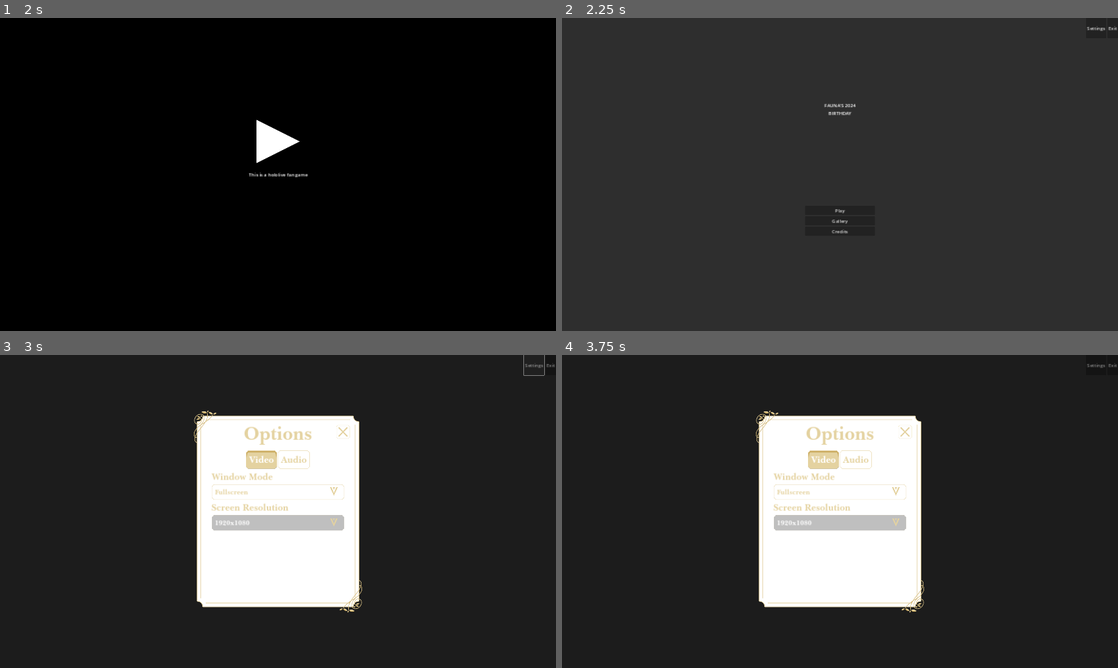
Above: before the commit, frames 1-4 (two rows, left to right).
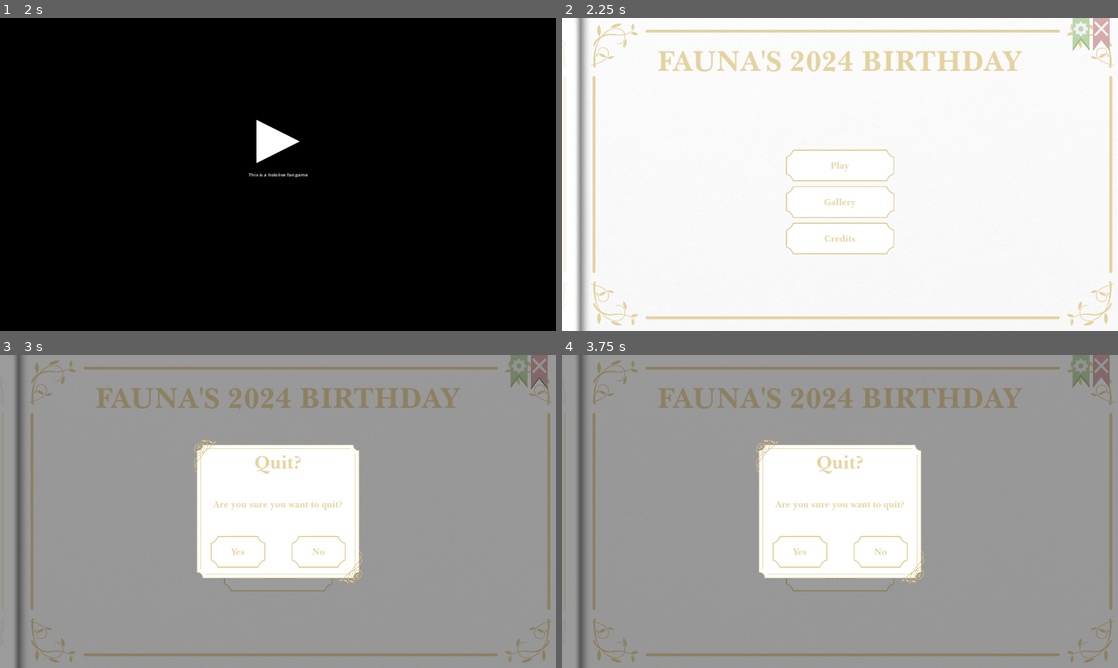
Above: after the commit, the same moments.

Repository: Saplings-Projects/Birthday-2024
Game: Godot game, scene res://MainScenes/screen_mngr_init_scene.tscn
Same seed, same stepped clock (60 frames per second), same inputs: the game is played once before the commit and once after it.
Inputs (mouse positions are in pixels of both pictures, inside the frame that each line leads up to):
- Up to frame 1 (2 s): tap Enter at 0.5 s; move the mouse to (400, 158) at 0.52 s; press the mouse at (400, 158) at 0.53 s; tap Space at 1.25 s; move the mouse to (166, 190) at 1.27 s; release the mouse at (166, 190) at 1.28 s; tap A (RotateAnticlockwise) at 1.35 s
- Up to frame 2 (2.25 s): tap Enter at 2 s; move the mouse to (895, 105) at 2.02 s; tap D (RotateClockwise) at 2.1 s
- Up to frame 3 (3 s): click (533, 364) at 2.75 s, where only the run before the commit has a clickable "Settings"
- Up to frame 4 (3.75 s): click "Play" at 3.5 s

Frame 1 is identical in both runs. In frame 2, 100% of the frame differs, in the area x 0-100%, y 0-100%; in frame 3, 90%; in frame 4, 90%.

Commit message:
Apply Main Menu UI art; apply Campaign Select UI art

Diff:
--- a/Birthday-2024-Project/MainScenes/campaign_selection.tscn
+++ b/Birthday-2024-Project/MainScenes/campaign_selection.tscn
@@ -1,8 +1,38 @@
-[gd_scene load_steps=4 format=3 uid="uid://bvxs6val4gfwt"]
+[gd_scene load_steps=22 format=3 uid="uid://bvxs6val4gfwt"]
 
 [ext_resource type="Script" path="res://Scripts/ScreenManagement/ScreenLogic.gd" id="1_tp6rq"]
+[ext_resource type="Theme" uid="uid://cp1430xlncsx2" path="res://Art/UI/Themes/Fauna_2024_birthday_game_theme.tres" id="1_uvybp"]
 [ext_resource type="Script" path="res://Scripts/UI/CampaignSelect/CampaignSelectUiManager.gd" id="2_1asfj"]
 [ext_resource type="Script" path="res://Scripts/UI/CampaignSelect/CampaignSelectStartScreen.gd" id="3_k52jr"]
+[ext_resource type="Texture2D" uid="uid://ll2r6k84b1vw" path="res://Art/UI/Background/Background_default_Light_textured_v2.png" id="5_5vjk0"]
+[ext_resource type="Theme" uid="uid://7jinxao27kiu" path="res://Art/UI/Themes/Settings_Button_theme.tres" id="6_anpq0"]
+[ext_resource type="Texture2D" uid="uid://5fr6mp3yk6bj" path="res://Art/UI/UiReferencesAndMockups/CollectionSelectScreen.png" id="6_i1bcf"]
+[ext_resource type="Texture2D" uid="uid://cbnkutg81o7w5" path="res://Art/OfficialPieceArt/Campaign_normal.png" id="6_i8jrm"]
+[ext_resource type="Texture2D" uid="uid://juonhqaafapd" path="res://Art/OfficialPieceArt/Campaign_Hover.png" id="7_eo82e"]
+[ext_resource type="Theme" uid="uid://clkf6xmmherj8" path="res://Art/UI/Themes/Exit_Button_theme.tres" id="7_oegh3"]
+[ext_resource type="Texture2D" uid="uid://desw56y28pjg0" path="res://Art/OfficialPieceArt/Campaign_pressed.png" id="8_rhoq1"]
+[ext_resource type="Theme" uid="uid://ddnhn5ud1sj7x" path="res://Art/UI/Themes/Back_Button_theme.tres" id="8_v563t"]
+[ext_resource type="Texture2D" uid="uid://sl1ws80g8vg8" path="res://Art/OfficialPieceArt/Level_type_normal.png" id="9_qbigt"]
+[ext_resource type="Texture2D" uid="uid://b67l646wekv14" path="res://Art/OfficialPieceArt/Level_type_Hover.png" id="10_1bhoh"]
+[ext_resource type="Texture2D" uid="uid://dhewfyr5qkrr" path="res://Art/OfficialPieceArt/Level_type_Pressed.png" id="11_rxsjp"]
+
+[sub_resource type="StyleBoxTexture" id="StyleBoxTexture_d0nye"]
+texture = ExtResource("6_i8jrm")
+
+[sub_resource type="StyleBoxTexture" id="StyleBoxTexture_8h43p"]
+texture = ExtResource("7_eo82e")
+
+[sub_resource type="StyleBoxTexture" id="StyleBoxTexture_wtv88"]
+texture = ExtResource("8_rhoq1")
+
+[sub_resource type="StyleBoxTexture" id="StyleBoxTexture_pbvc3"]
+texture = ExtResource("9_qbigt")
+
+[sub_resource type="StyleBoxTexture" id="StyleBoxTexture_awk44"]
+texture = ExtResource("10_1bhoh")
+
+[sub_resource type="StyleBoxTexture" id="StyleBoxTexture_p12qm"]
+texture = ExtResource("11_rxsjp")
 
 [node name="CampaignSelection" type="Control"]
 layout_mode = 3
@@ -11,6 +41,7 @@
 anchor_bottom = 1.0
 grow_horizontal = 2
 grow_vertical = 2
+theme = ExtResource("1_uvybp")
 script = ExtResource("1_tp6rq")
 
 [node name="CampaignSelectUiManager" type="Control" parent="." node_paths=PackedStringArray("screenLogic", "start_screen")]
@@ -32,13 +63,26 @@
 grow_horizontal = 2
 grow_vertical = 2
 script = ExtResource("3_k52jr")
-back_button = NodePath("Panel/All Buttons/Back Button Container/Back Button")
-exit_button = NodePath("Panel/Utility Buttons/Exit Button")
-settings_button = NodePath("Panel/Utility Buttons/Settings Button")
-campaign_button = NodePath("Panel/All Buttons/Campaign Select ButtonsContainer/Campaign Levels")
-saplings_button = NodePath("Panel/All Buttons/Campaign Select ButtonsContainer/Sapling\'s Levels")
+back_button = NodePath("Panel/Back Button")
+exit_button = NodePath("Panel/Exit Button")
+settings_button = NodePath("Panel/Settings Button")
+campaign_button = NodePath("Panel/Campaign Levels")
+saplings_button = NodePath("Panel/Sapling\'s Levels")
 
-[node name="Panel" type="Panel" parent="CampaignSelectUiManager/CampaignSelectStartScreen"]
+[node name="TextureRect" type="NinePatchRect" parent="CampaignSelectUiManager/CampaignSelectStartScreen"]
+layout_mode = 1
+anchors_preset = 15
+anchor_right = 1.0
+anchor_bottom = 1.0
+grow_horizontal = 2
+grow_vertical = 2
+texture = ExtResource("5_5vjk0")
+patch_margin_left = 300
+patch_margin_top = 250
+patch_margin_right = 250
+patch_margin_bottom = 250
+
+[node name="Panel" type="Control" parent="CampaignSelectUiManager/CampaignSelectStartScreen"]
 layout_mode = 1
 anchors_preset = 15
 anchor_right = 1.0
@@ -47,84 +91,94 @@
 grow_vertical = 2
 
 [node name="Title" type="Label" parent="CampaignSelectUiManager/CampaignSelectStartScreen/Panel"]
-layout_mode = 1
-anchors_preset = 14
-anchor_top = 0.5
-anchor_right = 1.0
-anchor_bottom = 0.5
-offset_top = -251.0
-offset_bottom = -108.0
-grow_horizontal = 2
-grow_vertical = 2
-size_flags_horizontal = 4
-text = "FAUNA'S 2024
-BIRTHDAY"
-horizontal_alignment = 1
-
-[node name="Utility Buttons" type="HBoxContainer" parent="CampaignSelectUiManager/CampaignSelectStartScreen/Panel"]
+visible = false
 layout_mode = 1
 anchors_preset = 10
 anchor_right = 1.0
-offset_bottom = 73.0
+offset_top = 85.0
+offset_bottom = 210.0
 grow_horizontal = 2
-alignment = 2
+size_flags_horizontal = 4
+theme_override_font_sizes/font_size = 100
+text = "FAUNA'S 2024 BIRTHDAY"
+horizontal_alignment = 1
 
-[node name="Settings Button" type="Button" parent="CampaignSelectUiManager/CampaignSelectStartScreen/Panel/Utility Buttons"]
-layout_mode = 2
-text = "Settings"
+[node name="Campaign Levels" type="Button" parent="CampaignSelectUiManager/CampaignSelectStartScreen/Panel"]
+layout_mode = 1
+anchors_preset = 8
+anchor_left = 0.5
+anchor_top = 0.5
+anchor_right = 0.5
+anchor_bottom = 0.5
+offset_left = -623.0
+offset_top = -315.0
+offset_right = -142.0
+offset_bottom = 323.0
+grow_horizontal = 2
+grow_vertical = 2
+rotation = -0.0349066
+pivot_offset = Vector2(230, 305)
+size_flags_horizontal = 3
+theme_override_styles/normal = SubResource("StyleBoxTexture_d0nye")
+theme_override_styles/hover = SubResource("StyleBoxTexture_8h43p")
+theme_override_styles/pressed = SubResource("StyleBoxTexture_wtv88")
 
-[node name="Exit Button" type="Button" parent="CampaignSelectUiManager/CampaignSelectStartScreen/Panel/Utility Buttons"]
-layout_mode = 2
-text = "Exit"
+[node name="Sapling\'s Levels" type="Button" parent="CampaignSelectUiManager/CampaignSelectStartScreen/Panel"]
+layout_mode = 1
+anchors_preset = 8
+anchor_left = 0.5
+anchor_top = 0.5
+anchor_right = 0.5
+anchor_bottom = 0.5
+offset_left = 139.0
+offset_top = -311.0
+offset_right = 618.0
+offset_bottom = 323.0
+grow_horizontal = 2
+grow_vertical = 2
+rotation = 0.020944
+pivot_offset = Vector2(230, 305)
+size_flags_horizontal = 3
+theme_override_styles/normal = SubResource("StyleBoxTexture_pbvc3")
+theme_override_styles/hover = SubResource("StyleBoxTexture_awk44")
+theme_override_styles/pressed = SubResource("StyleBoxTexture_p12qm")
 
-[node name="All Buttons" type="VBoxContainer" parent="CampaignSelectUiManager/CampaignSelectStartScreen/Panel"]
+[node name="Settings Button" type="Button" parent="CampaignSelectUiManager/CampaignSelectStartScreen/Panel"]
 layout_mode = 1
-anchors_preset = 7
-anchor_left = 0.5
-anchor_top = 1.0
-anchor_right = 0.5
-anchor_bottom = 1.0
-offset_left = -450.0
-offset_top = -432.0
-offset_right = 450.0
-grow_horizontal = 2
-grow_vertical = 0
+anchors_preset = 1
+anchor_left = 1.0
+anchor_right = 1.0
+offset_left = -160.0
+offset_top = -200.0
+offset_right = -96.0
+offset_bottom = 120.0
+grow_horizontal = 0
+theme = ExtResource("6_anpq0")
 
-[node name="Campaign Select ButtonsContainer" type="HBoxContainer" parent="CampaignSelectUiManager/CampaignSelectStartScreen/Panel/All Buttons"]
-layout_mode = 2
-size_flags_vertical = 3
+[node name="Exit Button" type="Button" parent="CampaignSelectUiManager/CampaignSelectStartScreen/Panel"]
+layout_mode = 1
+anchors_preset = 1
+anchor_left = 1.0
+anchor_right = 1.0
+offset_left = -90.0
+offset_top = -200.0
+offset_right = -26.0
+offset_bottom = 120.0
+grow_horizontal = 0
+theme = ExtResource("7_oegh3")
 
-[node name="Campaign Levels" type="Button" parent="CampaignSelectUiManager/CampaignSelectStartScreen/Panel/All Buttons/Campaign Select ButtonsContainer"]
-layout_mode = 2
-size_flags_horizontal = 3
-text = "Campaign Levels"
+[node name="Back Button" type="Button" parent="CampaignSelectUiManager/CampaignSelectStartScreen/Panel"]
+custom_minimum_size = Vector2(100, 100)
+offset_left = 130.0
+offset_right = 258.0
+offset_bottom = 128.0
+size_flags_horizontal = 4
+size_flags_vertical = 4
+theme = ExtResource("8_v563t")
 
-[node name="Separator" type="MarginContainer" parent="CampaignSelectUiManager/CampaignSelectStartScreen/Panel/All Buttons/Campaign Select ButtonsContainer"]
-custom_minimum_size = Vector2(100, 0)
-layout_mode = 2
-
-[node name="Sapling\'s Levels" type="Button" parent="CampaignSelectUiManager/CampaignSelectStartScreen/Panel/All Buttons/Campaign Select ButtonsContainer"]
-layout_mode = 2
-size_flags_horizontal = 3
-text = "Sapling's Levels"
-
-[node name="Back Button Container" type="HBoxContainer" parent="CampaignSelectUiManager/CampaignSelectStartScreen/Panel/All Buttons"]
-custom_minimum_size = Vector2(0, 31)
-layout_mode = 2
-
-[node name="LeftMargin" type="MarginContainer" parent="CampaignSelectUiManager/CampaignSelectStartScreen/Panel/All Buttons/Back Button Container"]
-layout_mode = 2
-size_flags_horizontal = 3
-
-[node name="Back Button" type="Button" parent="CampaignSelectUiManager/CampaignSelectStartScreen/Panel/All Buttons/Back Button Container"]
-custom_minimum_size = Vector2(242, 0)
-layout_mode = 2
-text = "Back"
-
-[node name="Right Margin" type="MarginContainer" parent="CampaignSelectUiManager/CampaignSelectStartScreen/Panel/All Buttons/Back Button Container"]
-layout_mode = 2
-size_flags_horizontal = 3
-
-[node name="Bottom Margin" type="MarginContainer" parent="CampaignSelectUiManager/CampaignSelectStartScreen/Panel/All Buttons"]
-custom_minimum_size = Vector2(0, 50)
-layout_mode = 2
+[node name="CollectionSelectScreenRef" type="Sprite2D" parent="."]
+visible = false
+modulate = Color(1, 1, 1, 0.552941)
+position = Vector2(960.189, 524)
+scale = Vector2(1.19528, 1.19528)
+texture = ExtResource("6_i1bcf")
--- a/Birthday-2024-Project/ScenePrefabs/MainMenuUiManager.tscn
+++ b/Birthday-2024-Project/ScenePrefabs/MainMenuUiManager.tscn
@@ -1,8 +1,13 @@
-[gd_scene load_steps=4 format=3 uid="uid://gfva2owqvlhw"]
+[gd_scene load_steps=9 format=3 uid="uid://gfva2owqvlhw"]
 
 [ext_resource type="Script" path="res://Scripts/UI/MainMenu/MainMenuUiManager.gd" id="1_lofx7"]
+[ext_resource type="Theme" uid="uid://cp1430xlncsx2" path="res://Art/UI/Themes/Fauna_2024_birthday_game_theme.tres" id="1_o8ptf"]
 [ext_resource type="Script" path="res://Scripts/UI/MainMenu/MainMenuStartScreen.gd" id="2_n7aum"]
 [ext_resource type="Script" path="res://Scripts/UI/MainMenu/States/MainMenuUiStartState.gd" id="3_vnjds"]
+[ext_resource type="Texture2D" uid="uid://ll2r6k84b1vw" path="res://Art/UI/Background/Background_default_Light_textured_v2.png" id="4_bkid4"]
+[ext_resource type="Theme" uid="uid://7jinxao27kiu" path="res://Art/UI/Themes/Settings_Button_theme.tres" id="5_s3yha"]
+[ext_resource type="Texture2D" uid="uid://b2dleburiy01u" path="res://Art/UI/UiReferencesAndMockups/MainMenuScreen.png" id="6_ltjow"]
+[ext_resource type="Theme" uid="uid://clkf6xmmherj8" path="res://Art/UI/Themes/Exit_Button_theme.tres" id="6_umtno"]
 
 [node name="MainMenuUiManager" type="Control" node_paths=PackedStringArray("start_screen", "start_state")]
 layout_mode = 3
@@ -11,6 +16,7 @@
 anchor_bottom = 1.0
 grow_horizontal = 2
 grow_vertical = 2
+theme = ExtResource("1_o8ptf")
 script = ExtResource("1_lofx7")
 start_screen = NodePath("StartScreen")
 start_state = NodePath("States/MainMenuUiStartState")
@@ -24,12 +30,25 @@
 grow_vertical = 2
 script = ExtResource("2_n7aum")
 credits_button = NodePath("Panel/Navigation Buttons/Credits Button")
-exit_button = NodePath("Panel/Utility Buttons/Exit Button")
+exit_button = NodePath("Panel/Exit Button")
 gallery_button = NodePath("Panel/Navigation Buttons/Gallery Button")
 play_button = NodePath("Panel/Navigation Buttons/Play Button")
-settings_button = NodePath("Panel/Utility Buttons/Settings Button")
+settings_button = NodePath("Panel/Settings Button")
 
-[node name="Panel" type="Panel" parent="StartScreen"]
+[node name="TextureRect" type="NinePatchRect" parent="StartScreen"]
+layout_mode = 1
+anchors_preset = 15
+anchor_right = 1.0
+anchor_bottom = 1.0
+grow_horizontal = 2
+grow_vertical = 2
+texture = ExtResource("4_bkid4")
+patch_margin_left = 300
+patch_margin_top = 250
+patch_margin_right = 250
+patch_margin_bottom = 250
+
+[node name="Panel" type="Control" parent="StartScreen"]
 layout_mode = 1
 anchors_preset = 15
 anchor_right = 1.0
@@ -39,31 +58,29 @@
 
 [node name="Title" type="Label" parent="StartScreen/Panel"]
 layout_mode = 1
-anchors_preset = 14
-anchor_top = 0.5
+anchors_preset = 10
 anchor_right = 1.0
-anchor_bottom = 0.5
-offset_top = -251.0
-offset_bottom = -108.0
+offset_top = 85.0
+offset_bottom = 210.0
 grow_horizontal = 2
-grow_vertical = 2
 size_flags_horizontal = 4
-text = "FAUNA'S 2024
-BIRTHDAY"
+theme_override_font_sizes/font_size = 100
+text = "FAUNA'S 2024 BIRTHDAY"
 horizontal_alignment = 1
 
 [node name="Navigation Buttons" type="VBoxContainer" parent="StartScreen/Panel"]
 layout_mode = 1
-anchors_preset = 7
+anchors_preset = 8
 anchor_left = 0.5
-anchor_top = 1.0
+anchor_top = 0.5
 anchor_right = 0.5
-anchor_bottom = 1.0
-offset_left = -121.0
-offset_top = -432.0
-offset_right = 121.0
+anchor_bottom = 0.5
+offset_left = -194.0
+offset_top = -92.0
+offset_right = 194.0
+offset_bottom = 435.0
 grow_horizontal = 2
-grow_vertical = 0
+grow_vertical = 2
 
 [node name="Play Button" type="Button" parent="StartScreen/Panel/Navigation Buttons"]
 layout_mode = 2
@@ -77,23 +94,29 @@
 layout_mode = 2
 text = "Credits"
 
-[node name="Utility Buttons" type="HBoxContainer" parent="StartScreen/Panel"]
+[node name="Settings Button" type="Button" parent="StartScreen/Panel"]
 layout_mode = 1
 anchors_preset = 1
 anchor_left = 1.0
 anchor_right = 1.0
-offset_left = -111.0
-offset_bottom = 70.0
+offset_left = -160.0
+offset_top = -200.0
+offset_right = -96.0
+offset_bottom = 120.0
 grow_horizontal = 0
-alignment = 2
+theme = ExtResource("5_s3yha")
 
-[node name="Settings Button" type="Button" parent="StartScreen/Panel/Utility Buttons"]
-layout_mode = 2
-text = "Settings"
-
-[node name="Exit Button" type="Button" parent="StartScreen/Panel/Utility Buttons"]
-layout_mode = 2
-text = "Exit"
+[node name="Exit Button" type="Button" parent="StartScreen/Panel"]
+layout_mode = 1
+anchors_preset = 1
+anchor_left = 1.0
+anchor_right = 1.0
+offset_left = -90.0
+offset_top = -200.0
+offset_right = -26.0
+offset_bottom = 120.0
+grow_horizontal = 0
+theme = ExtResource("6_umtno")
 
 [node name="States" type="Control" parent="."]
 layout_mode = 3
@@ -106,3 +129,10 @@
 offset_right = 40.0
 offset_bottom = 40.0
 script = ExtResource("3_vnjds")
+
+[node name="MainMenuScreenRef" type="Sprite2D" parent="."]
+visible = false
+modulate = Color(1, 1, 1, 0.478431)
+position = Vector2(959.137, 524)
+scale = Vector2(1.19742, 1.19742)
+texture = ExtResource("6_ltjow")
Binary file added: Birthday-2024-Project/Art/OfficialPieceArt/Campaign_Hover.png
Not shown, added: Birthday-2024-Project/Art/OfficialPieceArt/Campaign_Hover.png.import
Binary file added: Birthday-2024-Project/Art/OfficialPieceArt/Campaign_normal.png
Not shown, added: Birthday-2024-Project/Art/OfficialPieceArt/Campaign_normal.png.import
Binary file added: Birthday-2024-Project/Art/OfficialPieceArt/Campaign_pressed.png
Not shown, added: Birthday-2024-Project/Art/OfficialPieceArt/Campaign_pressed.png.import
Binary file added: Birthday-2024-Project/Art/OfficialPieceArt/Level_type_Hover.png
Not shown, added: Birthday-2024-Project/Art/OfficialPieceArt/Level_type_Hover.png.import
Binary file added: Birthday-2024-Project/Art/OfficialPieceArt/Level_type_normal.png
Not shown, added: Birthday-2024-Project/Art/OfficialPieceArt/Level_type_normal.png.import
